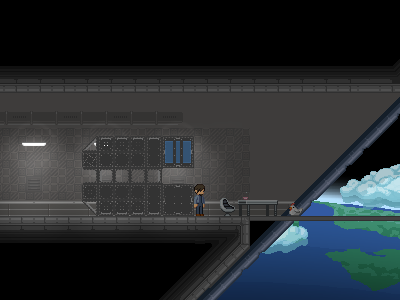
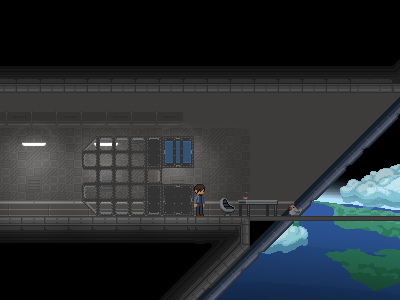
Layers edited between the first and the second 400 x 300 image:
hid "plating per tile" over [84,154,96,166]
hid "plating" over [84,139,148,213]
painted on "truss" over [82,150,148,202]
